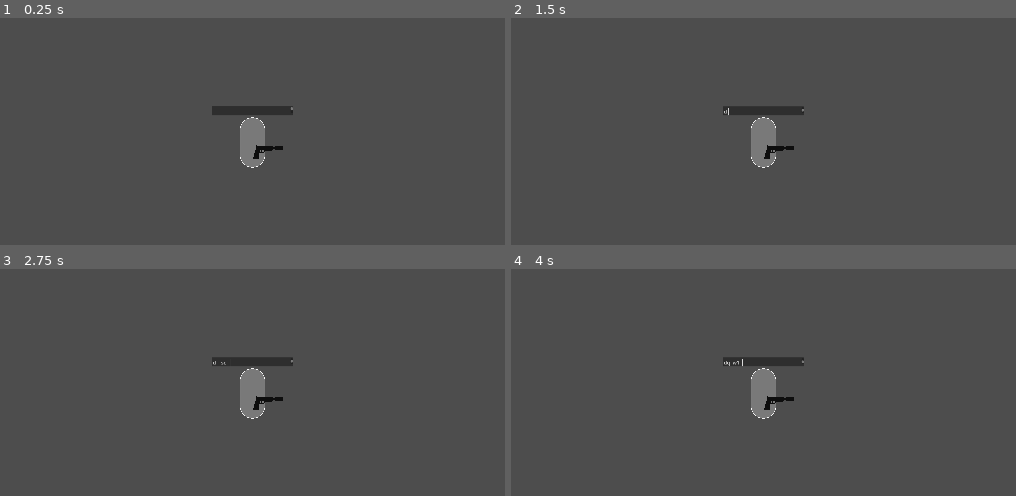
Above: before the commit, frames 1-4 (two rows, left to right).
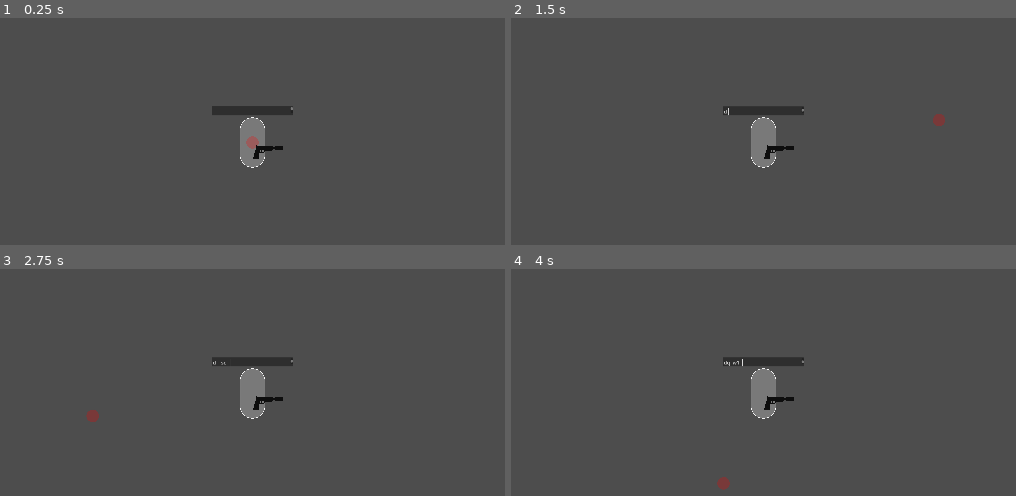
Above: after the commit, the same moments.

Repository: singerbj/2d-godot-shooter
Game: Godot game, scene res://src/scenes/Player.tscn
Same seed, same stepped clock (60 frames per second), same inputs: the game is played once before the commit and once after it. This scene is started directly instead of the project's main scene.
Inputs (mouse positions are in pixels of both pictures, inside the frame that each line leads up to):
- Up to frame 1 (0.25 s): no input
- Up to frame 2 (1.5 s): click (763, 111) at 0.52 s; type "Alex" at 0.6 s; tap Enter at 1.25 s; move the mouse to (940, 120) at 1.27 s; hold D (m_right) from 1.28 s (still down); tap Space (jump) at 1.35 s
- Up to frame 3 (2.75 s): tap Space (jump) at 1.52, 1.82, 2, 2.27, 2.3, 2.57 s; move the mouse to (90, 416) at 2.02 s; release D (m_right) at 2.03 s; hold S (m_down) from 2.03 s (still down); tap C (camera_switch) at 2.1 s
- Up to frame 4 (4 s): tap Enter at 2.75 s; move the mouse to (844, 293) at 2.77 s; release S (m_down) at 2.78 s; hold D (m_right) 2.78-3.53 s; tap Q (change_mouse_mode) at 2.85 s; tap Space (jump) at 3.05, 3.5, 3.77, 3.8 s; move the mouse to (723, 482) at 3.52 s; hold W (m_up) from 3.53 s (still down); tap 1 (equip_weapon_0) at 3.6 s

The runs differ from the first frame. In frame 1, 0.1% of the frame differs, in the area x 48-52%, y 51-58%; in frame 2, 0.1%; in frame 3, 0.1%, in the area x 17-20%, y 62-68%; in frame 4, 0.1%.

Commit message:
something is still weird with desync, but i think i'm moving forward

Diff:
--- a/project.godot
+++ b/project.godot
@@ -96,7 +96,6 @@
 
 [physics]
 
-common/physics_ticks_per_second=20
 common/physics_fps=10
 common/enable_pause_aware_picking=true
 common/physics_interpolation=true
--- a/src/scenes/Player.tscn
+++ b/src/scenes/Player.tscn
@@ -19,11 +19,11 @@
 
 [node name="RayCast2DLeft" type="RayCast2D" parent="."]
 position = Vector2(-40, 0)
-target_position = Vector2(-20, 0)
+target_position = Vector2(-3, 0)
 
 [node name="RayCast2DRight" type="RayCast2D" parent="."]
 position = Vector2(40, 1)
-target_position = Vector2(20, 0)
+target_position = Vector2(3, 0)
 
 [node name="RayCast2DBottom" type="RayCast2D" parent="."]
 position = Vector2(0, 80)
--- a/src/scripts/Game.gd
+++ b/src/scripts/Game.gd
@@ -5,9 +5,12 @@
 var Player: PackedScene = preload("res://src/scenes/Player.tscn")
 var mouse_motion : Vector2 = Vector2(0, 0)
 var reconciliations : int = 0
-
-const RECONCILIATION_TOLERANCE : float = 100.0
-#const RECONCILIATION_FACTOR : float = 0.5 #0.125
+var time_outside_reconciliation_tolerance : int = 0
+
+const X_RECONCILIATION_TOLERANCE : float = 100.0
+const Y_RECONCILIATION_TOLERANCE : float = X_RECONCILIATION_TOLERANCE * 3
+const MAX_TIME_WITHOUT_RECONCILIATION_S : float = 1.0
+const RECONCILIATION_FACTOR : float = 0.125
 
 const WEAPON_DAMAGE : float = 10.0 #TODO: Move this to a weapon manager thingy
 
@@ -17,7 +20,7 @@
 	var start_server = "server" in args
 	var start_client = "client" in args
 	if !start_server && !start_client: # TODO: put these in a config file that is in gitignore?
-		start_server = true
+		start_server = false
 		start_client = true
 
 	if start_server:
@@ -53,9 +56,11 @@
 func _process(delta):
 	super(delta)
 	if local_peer_id in players:
-		$UI/Label.text = "[FPS: %s] [Reconciliations: %s] [Server Clock: %s] [Player Health: %s]" % [
+		$UI/Label.text = "[FPS: %s] [Reconciliations: %s] [Time w/o Reconciliation: %s] [Server Clock: %s] [Player Health: %s]" % [
 			str(Engine.get_frames_per_second()),
-			reconciliations, server_snapshot_manager.get_server_time(),
+			reconciliations,
+			time_outside_reconciliation_tolerance,
+			server_snapshot_manager.get_server_time(),
 			players[local_peer_id].health
 		]
 		var player_camera = players[local_peer_id].get_camera_2d()
@@ -100,7 +105,7 @@
 	for input in inputs:
 		if peer_id in players:
 			if !_local_peer_is_server() || (_local_peer_is_server() && peer_id != local_peer_id):
-				players[peer_id].move(input, delta)
+				players[peer_id].move(delta, (input.delta / delta), input)
 
 				if input["equip_weapon"] != Enums.WeaponSlot.NONE:
 					players[peer_id].equip_weapon(input["equip_weapon"])
@@ -212,7 +217,7 @@
 
 func _on_client_side_predict(delta : float, input : NetworkInput):
 	if local_peer_id in players:
-		players[local_peer_id].move(input, delta)
+		players[local_peer_id].move(delta, (input.delta / delta), input)
 
 		if input["equip_weapon"] != Enums.WeaponSlot.NONE:
 			players[local_peer_id].equip_weapon(input["equip_weapon"])
@@ -231,23 +236,34 @@
 			var offset_x = abs(players[local_peer_id].transform.origin.x - server_entity.transform.origin.x)
 			var offset_y = abs(players[local_peer_id].transform.origin.y - server_entity.transform.origin.y)
 
-			if offset_x > RECONCILIATION_TOLERANCE || offset_y > RECONCILIATION_TOLERANCE * 3:
+			var local_origin = players[local_peer_id].transform.origin
+			var server_origin = server_entity.transform.origin
+			var local_velocity = players[local_peer_id].velocity
+			var server_velocity = server_entity.velocity
+			if offset_x > X_RECONCILIATION_TOLERANCE || offset_y > Y_RECONCILIATION_TOLERANCE:
+				time_outside_reconciliation_tolerance += 1
+
+				# This is the slidey way of doing reconciliation. let's do this to try and help nudge the player back a bit
+				players[local_peer_id].transform.origin = lerp(local_origin, server_origin, RECONCILIATION_FACTOR)
+				players[local_peer_id].velocity = lerp(local_velocity, server_velocity, RECONCILIATION_FACTOR)
+			else:
+				time_outside_reconciliation_tolerance = 0
+
+			if time_outside_reconciliation_tolerance > (MAX_TIME_WITHOUT_RECONCILIATION_S * Engine.physics_ticks_per_second):
 				reconciliations += 1
-				# TODO make this be something that works over a period of time of error, not at an instant
-
-#				# This is the slidey way of doing reconciliation
-#				var local_origin = players[local_peer_id].transform.origin
-#				var server_origin = server_entity.transform.origin
-#				players[local_peer_id].transform.origin = lerp(local_origin, server_origin, RECONCILIATION_FACTOR)
-
-				# This is the replay way of doing reconciliation
-				players[local_peer_id].transform = server_entity.transform
-				players[local_peer_id].velocity = server_entity.velocity
-				var last_input_index = -1
-				for i in len(input_buffer):
-					var input = input_buffer[i]
-					if input.id > latest_server_snapshot.last_processed_input_ids[local_peer_id]:
-						players[local_peer_id].move(input, delta)
+
+				# This is the snapping way of doing reconciliation
+				players[local_peer_id].transform.origin = server_origin
+				players[local_peer_id].velocity = server_velocity
+
+#				# This is the replay way of doing reconciliation
+#				players[local_peer_id].transform = server_entity.transform
+#				players[local_peer_id].velocity = server_entity.velocity
+#				var last_input_index = -1
+#				for i in len(input_buffer):
+#					var input = input_buffer[i]
+#					if input.id > latest_server_snapshot.last_processed_input_ids[local_peer_id]:
+#						players[local_peer_id].move(delta, (input.delta / delta), input)
 
 func _on_message_received_from_server():
 	pass
--- a/src/scripts/Player.gd
+++ b/src/scripts/Player.gd
@@ -5,7 +5,7 @@
 const air_decceleration: float = 55.0 #500 / 10
 const gravity_acceleration: float = 18.0 #4000 / 5
 
-const vertical_jump_speed: float = 1100 #1500 / 3
+const vertical_jump_speed: float = 700 #1100 #1500 / 3
 const grab_slide_speed: float = 60 #60 / 10
 const horizontal_jump_speed: float = 500 #800 / 10
 
@@ -46,7 +46,7 @@
 #	floor_constant_speed = true
 #	floor_snap_length = 1.0
 
-func move(input : NetworkInput, local_delta : float):
+func move(local_delta : float, calculated_delta : float, input : NetworkInput):
 	$RayCast2DLeft.force_raycast_update()
 	$RayCast2DRight.force_raycast_update()
 	$RayCast2DBottom.force_raycast_update()
@@ -85,7 +85,7 @@
 		y_velocity += gravity_acceleration
 
 
-	if input["jump"]: # TODO: should be just pressed
+	if input["jump"]:
 		if _is_on_left_wall() && after_wall_jump_cooldown == 0 && wall_grab_energy > 0:
 			y_velocity = -vertical_jump_speed
 			x_velocity = horizontal_jump_speed
@@ -102,13 +102,11 @@
 		if y_velocity <= grab_slide_speed:
 			y_velocity = grab_slide_speed
 
-	velocity = Vector2(x_velocity, y_velocity) * (input.delta / local_delta)
+	velocity = Vector2(x_velocity, y_velocity) * calculated_delta
 
 	move_and_slide()
 
-	target_rotation_degrees = (velocity.x / max_speed) * max_lean_degrees
-
-	$TextEdit.text = str(is_on_floor())
+	$TextEdit.text = str(local_delta) + "  " + str(calculated_delta)
 
 func _physics_process(_delta):
 	# modify wall jump cooldown properly
@@ -120,10 +118,16 @@
 
 func _process(_delta):
 	# modify player tilt based on velocity
+	target_rotation_degrees = (velocity.x / max_speed) * max_lean_degrees
 	rotation_degrees = lerp(rotation_degrees, target_rotation_degrees, lean_speed)
+
+	# redraw shapes
+	queue_redraw()
 
 func _draw():
 	$CollisionShape2D.shape.draw(get_canvas_item(), Color(1, 1, 1, 0.25))
+
+	draw_circle(get_local_mouse_position(), 20, Color(1, 0, 0, 0.25))
 
 func _is_grabbing_wall() -> bool:
 	return _is_grabbing_left_wall() || _is_grabbing_right_wall()
@@ -154,6 +158,7 @@
 
 func update_peer_player_from_server(entity : PlayerEntity):
 	transform.origin = entity.transform.origin
+	velocity = entity.velocity
 	health = entity.health
 
 func take_damage(damage : float):
--- a/src/scripts/network/NetworkManager.gd
+++ b/src/scripts/network/NetworkManager.gd
@@ -321,8 +321,8 @@
 #		input._set_required_data(_physics_process_tick, delta, server_snapshot_manager.get_server_time())
 #		client_input_manager.add_input(_local_peer_id, input)
 #		_report_input(input)
-##
-##		# client side predict
+#
+#		# client side predict
 #		call("_on_client_side_predict", delta, input)
 
 		if !_local_peer_is_server():
